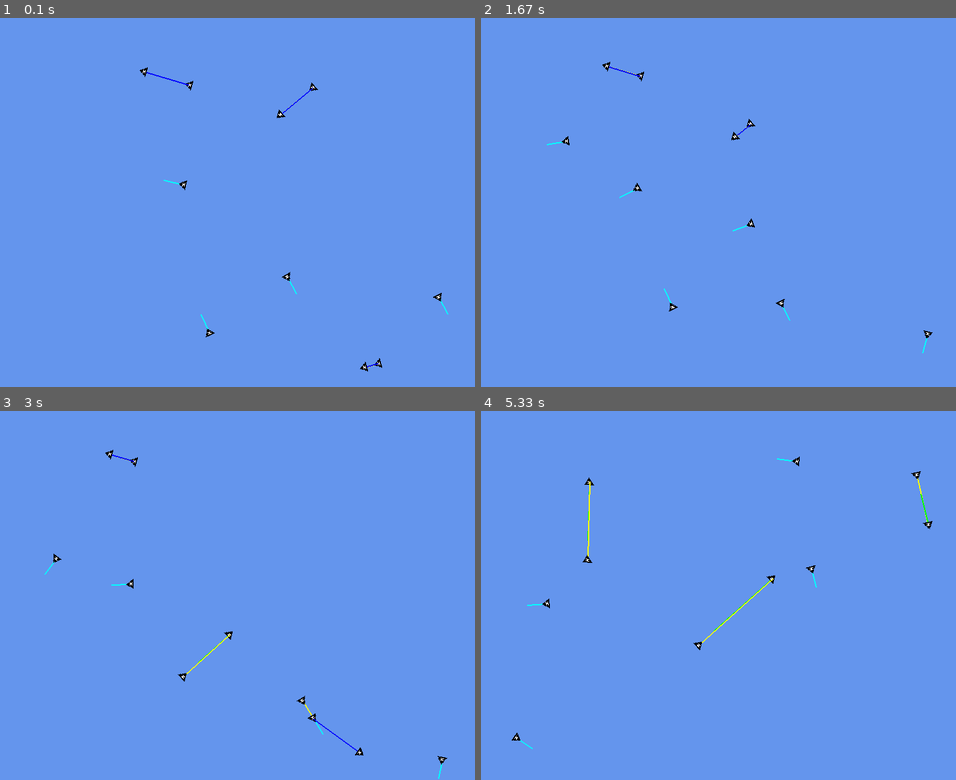
Above: before the commit, frames 1-4 (two rows, left to right).
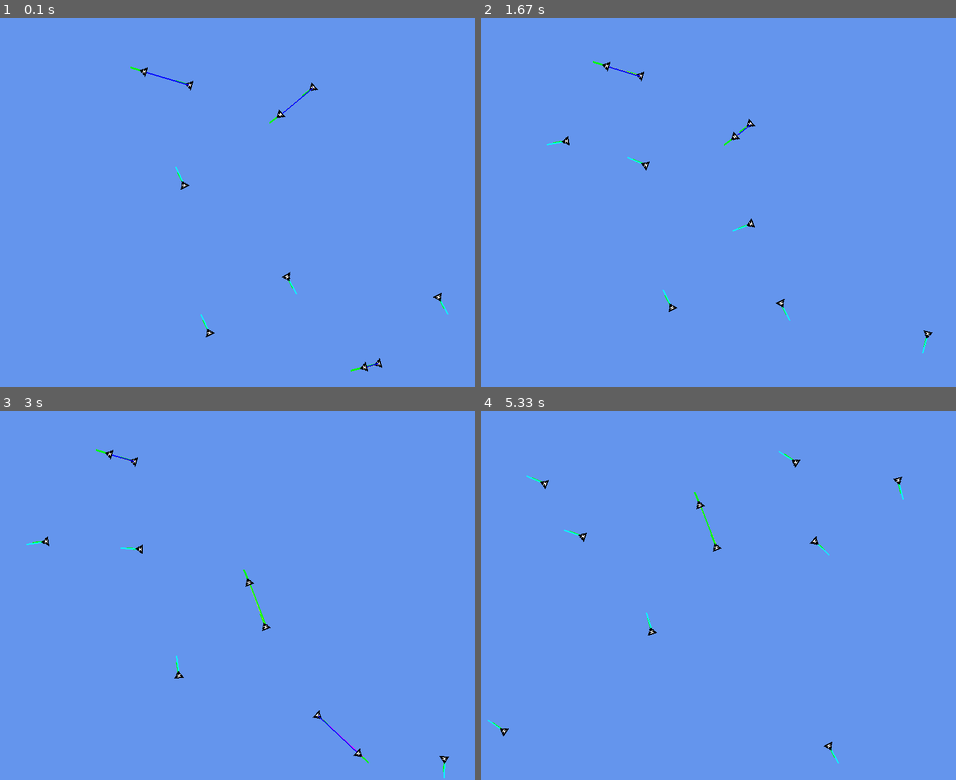
Above: after the commit, the same moments.

Repository: Rernokk/Spring2018
Game: pygame game, started from Python/MovingAgentsAssignment/MovingAgentsAssignment/main.py
The game is run twice, just before and just after one commit, with the same random seed, the same clock (stepped at 60 frames per second) and the same inputs.
Inputs:
- Up to frame 1 (0.1 s): no input
- Up to frame 2 (1.67 s): no input
- Up to frame 3 (3 s): no input
- Up to frame 4 (5.33 s): no input

The runs differ from the first frame. In frame 1, less than 0.1% of the frame differs, in the area x 27-94%, y 13-96%; in frame 2, 0.1%; in frame 3, 0.5%; in frame 4, 0.8%, in the area x 1-96%, y 10-96%.

Commit message:
Donezo w/ pythono

Diff:
--- a/Python/MovingAgentsAssignment/MovingAgentsAssignment/Enemy.py
+++ b/Python/MovingAgentsAssignment/MovingAgentsAssignment/Enemy.py
@@ -47,7 +47,7 @@
         x,y = self.drawRect.center
         self.drawRect = self.sprite.get_rect()
         self.drawRect.center = (x,y)
-        #pygame.draw.line(screen, (0, 255, 0), self.drawRect.center, self.drawRect.center + pygame.math.Vector2(self.velocity.normalize().x, self.velocity.normalize().y) * 60, 3)
+        pygame.draw.line(screen, (0, 255, 0), self.drawRect.center, self.drawRect.center + pygame.math.Vector2(self.velocity.normalize().x, self.velocity.normalize().y) * 20, 3)
         #pygame.draw.line(screen, (255, 0, 0), self.drawRect.center, self.drawRect.center + pygame.math.Vector2(self.velocity.ghostRotation(self.orientation).normalize().x, self.velocity.ghostRotation(self.orientation).normalize().y) * 60, 3)
 
         if (type(self.target) == Vector):
@@ -146,15 +146,34 @@
 
     def pursue(self, target, step):
         if(isinstance(target, Enemy) and target.position.distance(self.position) <= CHASE_LIM):
-            self.tarDest = Vector(target.drawRect.center[0], target.drawRect.center[1]) + target.velocity
-            self.seek(target.position + target.velocity * target.maxSpeed, step)
+            dir = target.position - self.position
+            dist = dir.length()
+            spd = self.maxSpeed
+            pred = 0
+            if (spd <= dist / self.maxPred):
+                pred = self.maxPred
+            else :
+                pred = dist / self.maxPred
+
+            self.tarDest = Vector(target.drawRect.center[0], target.drawRect.center[1]) + target.velocity * pred
+            self.seek(target.position + target.velocity * pred, step)
         if (self.position.distance(target.position) > CHASE_LIM):
             self.behaviourState = "Wander"
 
     def evade(self, target, step):
         if(isinstance(target, Enemy) and target.position.distance(self.position) <= CHASE_LIM):
-            self.tarDest = Vector(target.drawRect.center[0], target.drawRect.center[1]) + target.velocity.normalize() * target.maxSpeed
-            self.flee(target.position + target.velocity.normalize() * target.maxSpeed, step)
+            dir = self.position - target.position
+            dist = dir.length()
+            spd = self.maxSpeed
+            pred = 0
+            if (spd <= dist / self.maxPred):
+                pred = self.maxPred
+            else :
+                pred = dist / self.maxPred
+
+
+            self.tarDest = Vector(target.drawRect.center[0], target.drawRect.center[1]) + target.velocity * pred
+            self.flee(target.position + target.velocity * pred, step)
         if (self.position.distance(target.position) > CHASE_LIM):
             self.behaviourState = "Wander"
 
